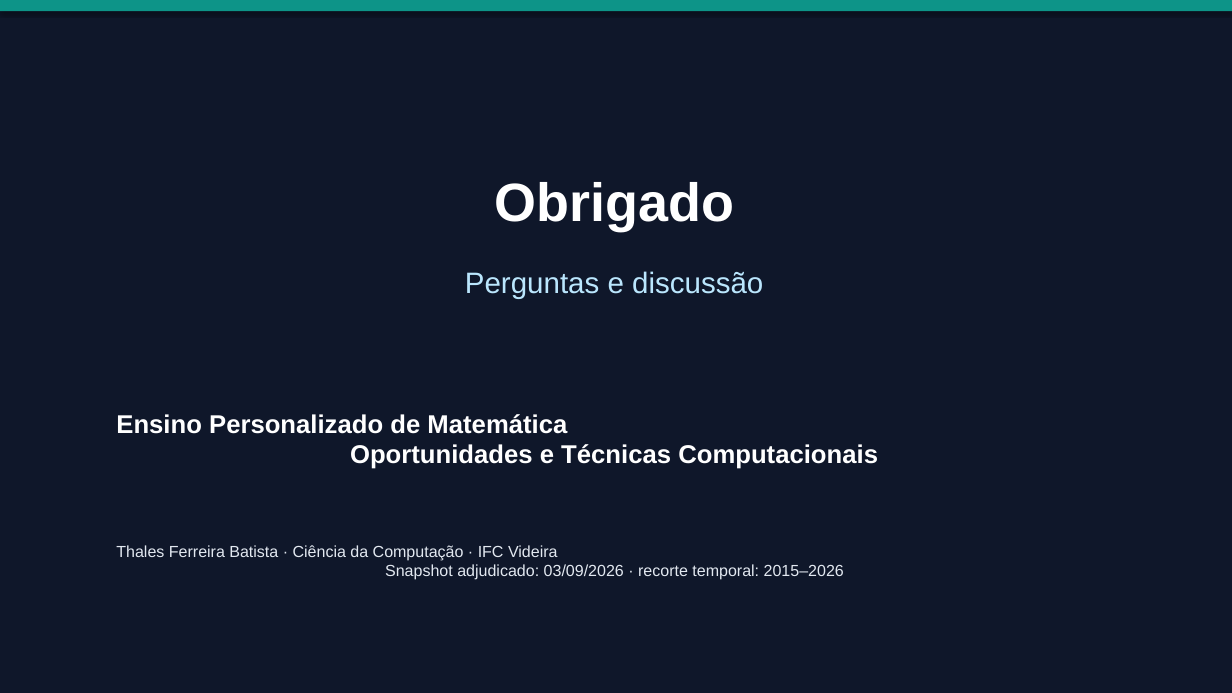
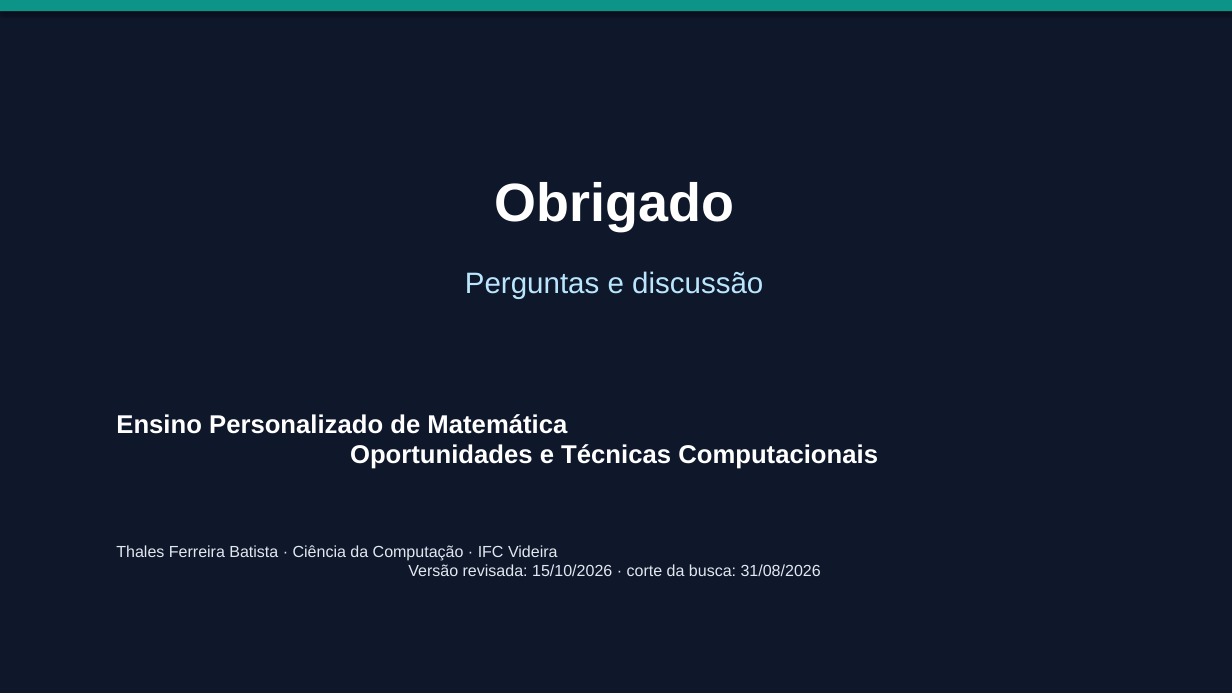
Before and after one commit to thalesfb/ccw, a slide deck: slide 19 of results/tcc/presentation/ensino_personalizado_de_matematica_tcc.pptx. Drawn at 1232x693 pixels with LibreOffice and Linux fonts; fonts in the diff are those of the drawing. Boxes give left, top, right and bottom in pixels: in the first picture for what was removed or moved away, otherwise in the second. Text is boxed around its words. In the diff, an @@ line names an element or a change of style, - is before the commit and + after.

```diff
--- a/results/tcc/presentation/ensino_personalizado_de_matematica_tcc.pptx
+++ b/results/tcc/presentation/ensino_personalizado_de_matematica_tcc.pptx
@@ text at (116,545,821,576): text changed @@
-Thales Ferreira Batista · Ciência da Computação · IFC Videira
-Snapshot adjudicado: 03/09/2026 · recorte temporal: 2015–2026
+Thales Ferreira Batista · Ciência da Computação · IFC Videira
+Versão revisada: 15/10/2026 · corte da busca: 31/08/2026
```
Also in this commit, not shown: 10 other slides changed, 3 slides added, 3 slides removed, 58 other files.
